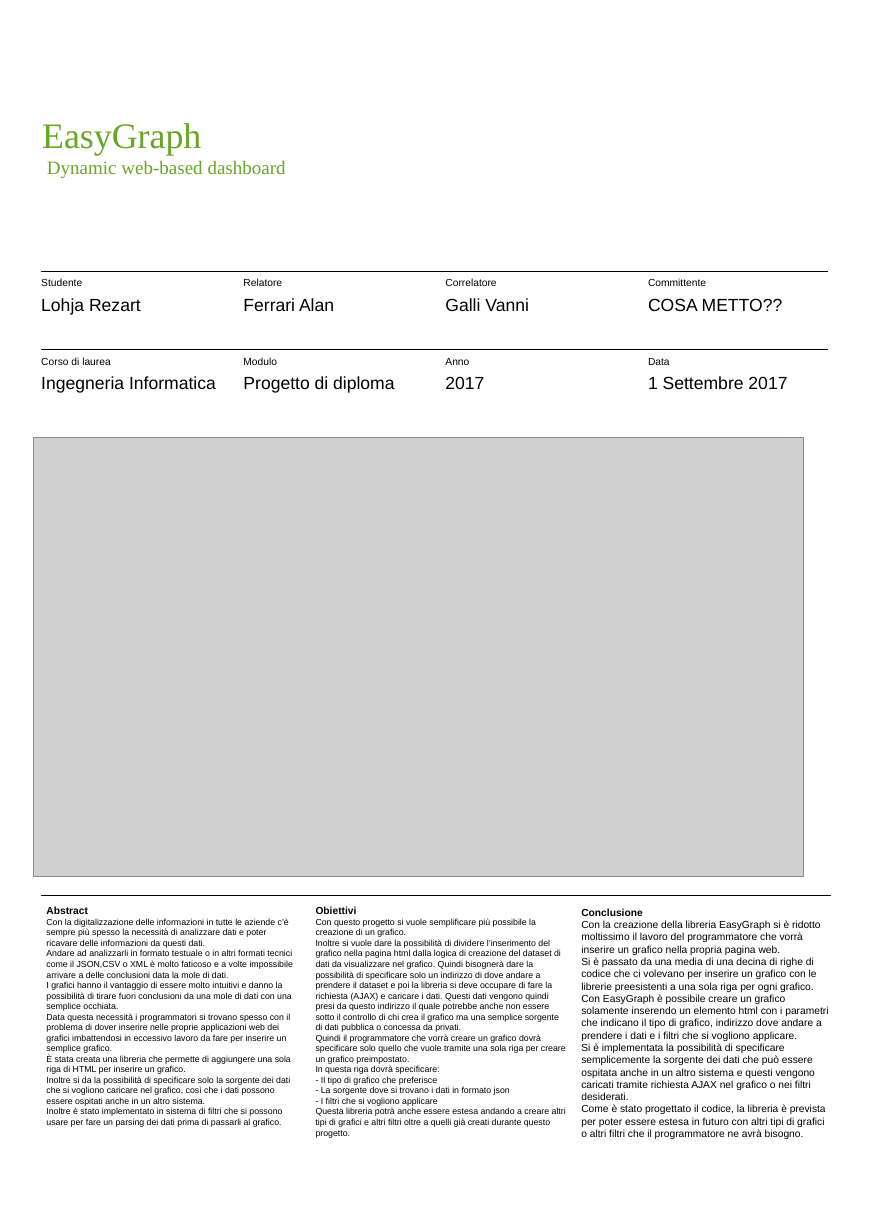
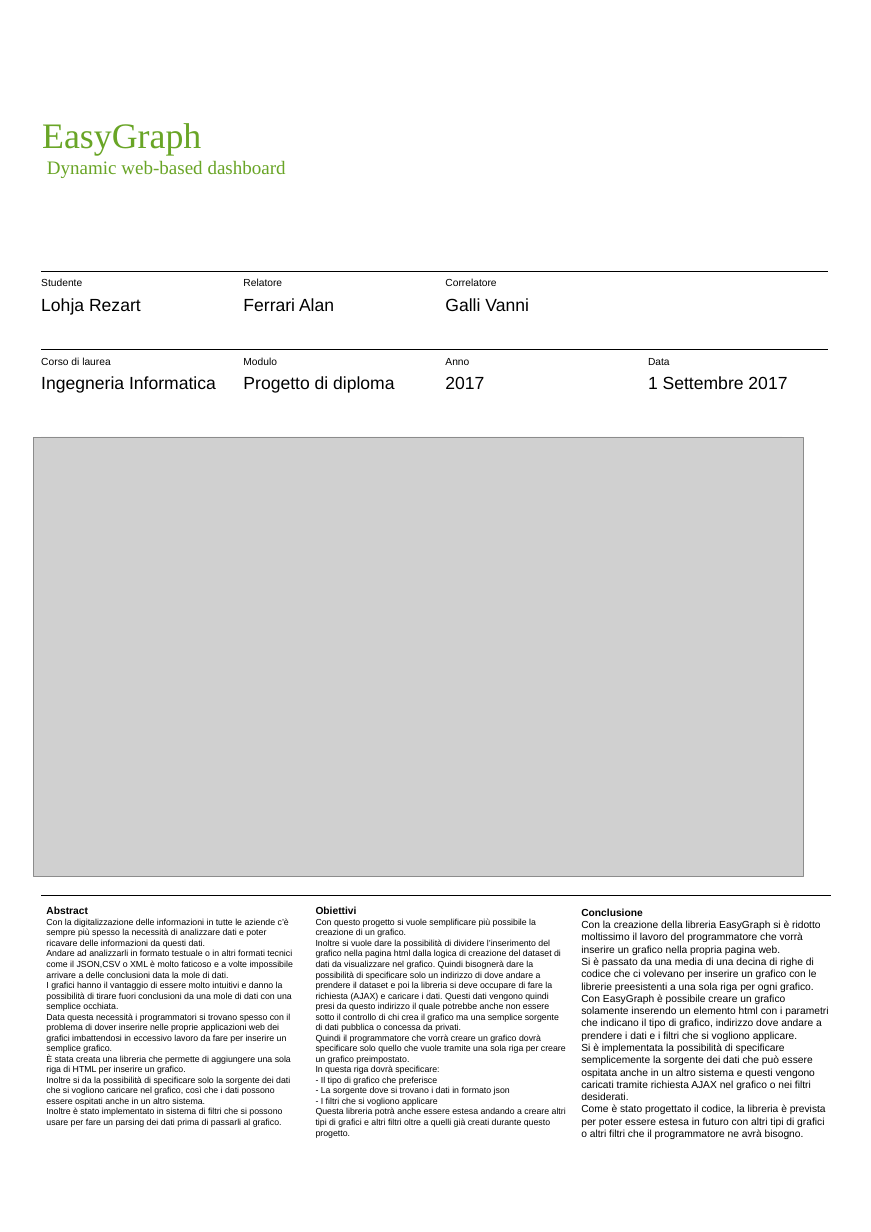
Before and after one commit to rezartlohja/easygraph, a slide deck: slide 1 of documentazione/poster.pptx. Drawn at 871x1232 pixels with LibreOffice and Linux fonts; fonts in the diff are those of the drawing; grey boxes stand for pictures; background and template pictures are left out. Boxes give left, top, right and bottom in pixels: in the first picture for what was removed or moved away, otherwise in the second. Text is boxed around its words. In the diff, an @@ line names an element or a change of style, - is before the commit and + after.

```diff
--- a/documentazione/poster.pptx
+++ b/documentazione/poster.pptx
@@ text removed at bbox=[648, 278, 706, 286] @@
-Committente
@@ text removed at bbox=[648, 298, 783, 311] @@
-COSA METTO??
```
Also in this commit, not shown: 1 other file.
